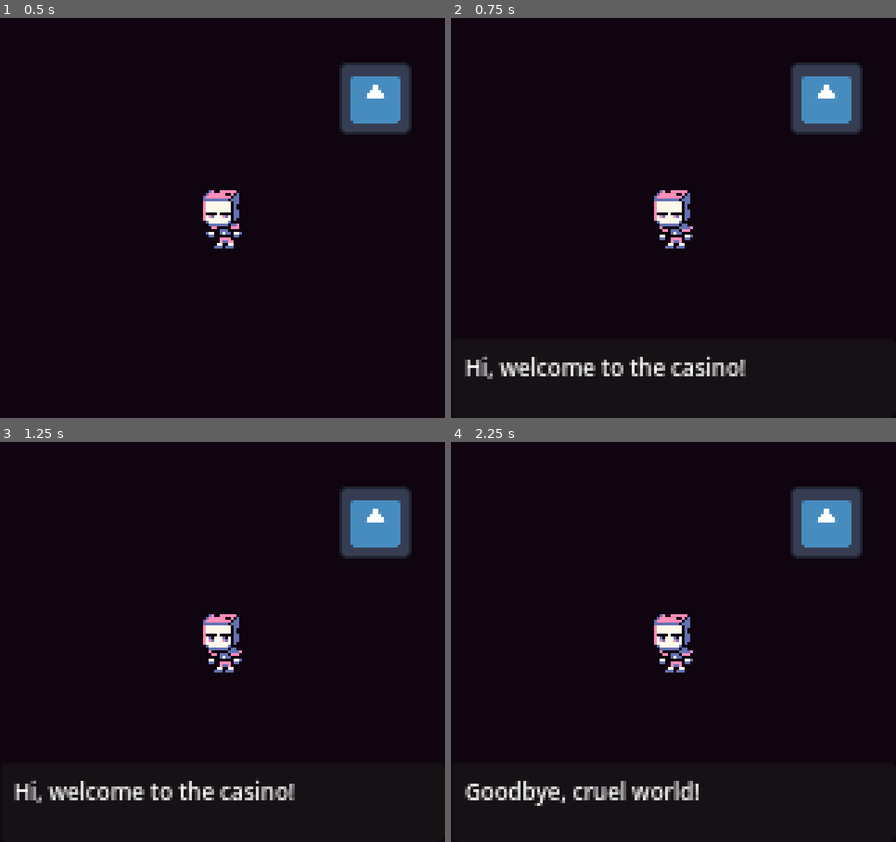
Above: before the commit, frames 1-4 (two rows, left to right).
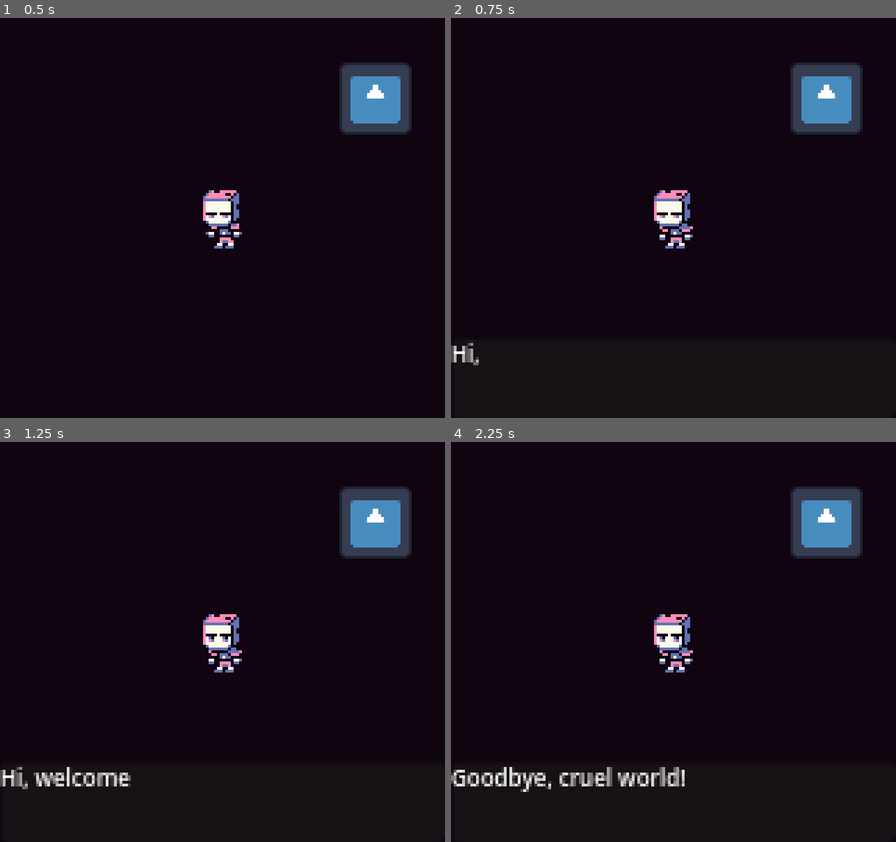
Above: after the commit, the same moments.

Repository: 0xspiderr/gbjam13_gamejam
Game: Godot game, scene res://scenes/game/game.tscn
Same seed, same stepped clock (60 frames per second), same inputs: the game is played once before the commit and once after it. This scene is started directly instead of the project's main scene. The engine's default icon, where the game draws it, is replaced by a stand-in: a white triangle on a blue panel in a dark square.
Inputs:
- Up to frame 1 (0.5 s): no input
- Up to frame 2 (0.75 s): hold D (right) from 0.53 s (still down); hold Space (interact) from 0.53 s (still down)
- Up to frame 3 (1.25 s): keep holding D (right); keep holding Space (interact)
- Up to frame 4 (2.25 s): release D (right) at 1.28 s; release Space (interact) at 1.28 s; hold S (down) 1.28-2.03 s; tap Space (interact) at 1.35 s; hold D (right) from 2.03 s (still down); hold Space (interact) from 2.03 s (still down)

Frame 1 is identical in both runs. In frame 2, 1.6% of the frame differs, in the area x 0-67%, y 81-91%; in frame 3, 2.2%; in frame 4, 2.6%, in the area x 0-56%, y 81-91%.

Commit message:
refactored ui, made a dialogue box component that can be reused in combat and when talking to npcs

Diff:
--- a/project.godot
+++ b/project.godot
@@ -20,6 +20,7 @@
 SoundManager="*res://singletons/sound/sound_manager.tscn"
 EventBus="*res://singletons/event_bus.gd"
 PlayerData="*res://singletons/player_data.gd"
+UIManager="*res://singletons/ui_manager.gd"
 
 [display]
 
--- a/scenes/combat/combat.gd
+++ b/scenes/combat/combat.gd
@@ -11,20 +11,18 @@
 @onready var draw_card_btn: Button = %DrawCardBtn
 @onready var roll_dice_btn: Button = %RollDiceBtn
 @onready var button_container: PanelContainer = %ButtonContainer
-@onready var combat_indicator_label: Label = %CombatIndicatorLabel
 @onready var card: ColorRect = %Card
 @onready var card_value_label: Label = %CardValueLabel
-@onready var text_animation_player: AnimationPlayer = $MarginContainer/VBoxContainer/HBoxContainer4/HBoxContainer3/TextAnimationPlayer
+@onready var dialogue_box: DialogueBox = %DialogueBox
 #endregion
 
 @onready var draw_card_sound: AudioStreamPlayer = $DrawCardSound
 
-@export var tween_scale_up: Vector2 = Vector2(1.0, 1.0)
-@export var tween_scale_down: Vector2 = Vector2(0.9, 0.9)
 @export var _can_interact: bool = true
 
 var buttons: Array[Button] = []
 var current_button: int = 0
+
 
 func _ready() -> void:
 	SoundManager.change_music_stream(SoundManager.COMBAT)
@@ -43,6 +41,7 @@
 	if event.is_action_pressed("interact"):
 		_can_interact = false
 		_button_action()
+		UIManager._tween_btn_scale(buttons[current_button])
 
 
 
@@ -63,14 +62,6 @@
 #endregion
 
 
-#region TWEENS
-func _tween_btn_scale(button: Button) -> void:
-	var tween: Tween = create_tween()
-	tween.tween_property(button, "scale", tween_scale_down, 0.2)
-	tween.tween_property(button, "scale", tween_scale_up, 0.2)
-#endregion
-
-
 #region COMBAT LOGIC
 func _button_action() -> void:
 	match current_button:
@@ -82,8 +73,6 @@
 
 func _draw_card() -> void:
 	draw_card_sound.play()
-	combat_indicator_label.text = ""
-	card_value_label.text = ""
 
 	var player_card_value: int = randi_range(1, 13)
 	var enemy_card_value: int = randi_range(1, 13)
@@ -91,24 +80,20 @@
 	if player_card_value > enemy_card_value:
 		_button_toggle()
 
-	_draw_text("You drew %s\nenemy drew %s" % [player_card_value, enemy_card_value], combat_indicator_label)
+	var text := "You drew %s\nenemy drew %s" % [player_card_value, enemy_card_value]
+	dialogue_box.draw_text(text)
+	await dialogue_box.text_animation_player.animation_finished
+	_can_interact = true
 
 
 func _roll_dice() -> void:
-	combat_indicator_label.text = ""
 	var first_player_dice_value: int = randi_range(1, 6)
 	var second_player_dice_value: int = randi_range(1, 6)
 
 	_button_toggle()
-	_draw_text("You rolled %s & %s" % [first_player_dice_value, second_player_dice_value], combat_indicator_label)
+	var text = "You rolled %s & %s" % [first_player_dice_value, second_player_dice_value]
+	dialogue_box.draw_text(text)
+	await dialogue_box.text_animation_player.animation_finished
+	_can_interact = true
 
 #endregion
-
-
-func _draw_text(text: String, label: Label) -> void:
-	# draw text letter by letter
-	SoundManager.play_sfx(SoundManager.DIALOGUE_1, true)
-	label.text = text
-	text_animation_player.play(&"character")
-	await text_animation_player.animation_finished
-	SoundManager.stop_sfx()
--- a/scenes/combat/combat.tscn
+++ b/scenes/combat/combat.tscn
@@ -1,70 +1,9 @@
-[gd_scene load_steps=7 format=3 uid="uid://cnseaei7cyk0j"]
+[gd_scene load_steps=5 format=3 uid="uid://cnseaei7cyk0j"]
 
 [ext_resource type="Script" uid="uid://ckmfpkw5erjvw" path="res://scenes/combat/combat.gd" id="1_5vqsm"]
 [ext_resource type="Texture2D" uid="uid://c6wddf3aubqja" path="res://assets/sprites/player/dice-sprite.png" id="2_6aonj"]
+[ext_resource type="PackedScene" uid="uid://b5ho1oy8lu7r5" path="res://ui/dialogue_box/dialogue_box.tscn" id="3_ltalu"]
 [ext_resource type="AudioStream" uid="uid://cr0xvseab1ygj" path="res://sounds/sfx/FlipCard.ogg" id="3_pqpfu"]
-
-[sub_resource type="Animation" id="Animation_pqpfu"]
-length = 0.001
-tracks/0/type = "value"
-tracks/0/imported = false
-tracks/0/enabled = true
-tracks/0/path = NodePath("%CombatIndicatorLabel:visible_ratio")
-tracks/0/interp = 1
-tracks/0/loop_wrap = true
-tracks/0/keys = {
-"times": PackedFloat32Array(0),
-"transitions": PackedFloat32Array(1),
-"update": 0,
-"values": [0.0]
-}
-tracks/1/type = "value"
-tracks/1/imported = false
-tracks/1/enabled = true
-tracks/1/path = NodePath("../../../..:_can_interact")
-tracks/1/interp = 1
-tracks/1/loop_wrap = true
-tracks/1/keys = {
-"times": PackedFloat32Array(0),
-"transitions": PackedFloat32Array(1),
-"update": 1,
-"values": [true]
-}
-
-[sub_resource type="Animation" id="Animation_6aonj"]
-resource_name = "character"
-length = 2.0
-step = 0.0
-tracks/0/type = "value"
-tracks/0/imported = false
-tracks/0/enabled = true
-tracks/0/path = NodePath("%CombatIndicatorLabel:visible_ratio")
-tracks/0/interp = 1
-tracks/0/loop_wrap = true
-tracks/0/keys = {
-"times": PackedFloat32Array(0, 2),
-"transitions": PackedFloat32Array(1, 1),
-"update": 0,
-"values": [0.0, 1.0]
-}
-tracks/1/type = "value"
-tracks/1/imported = false
-tracks/1/enabled = true
-tracks/1/path = NodePath("../../../..:_can_interact")
-tracks/1/interp = 1
-tracks/1/loop_wrap = true
-tracks/1/keys = {
-"times": PackedFloat32Array(2),
-"transitions": PackedFloat32Array(1),
-"update": 1,
-"values": [true]
-}
-
-[sub_resource type="AnimationLibrary" id="AnimationLibrary_ltalu"]
-_data = {
-&"RESET": SubResource("Animation_pqpfu"),
-&"character": SubResource("Animation_6aonj")
-}
 
 [node name="Combat" type="Control"]
 layout_mode = 3
@@ -183,21 +122,9 @@
 theme_override_font_sizes/font_size = 8
 text = "roll dice"
 
-[node name="HBoxContainer3" type="HBoxContainer" parent="MarginContainer/VBoxContainer/HBoxContainer4"]
+[node name="DialogueBox" parent="MarginContainer/VBoxContainer/HBoxContainer4" instance=ExtResource("3_ltalu")]
+unique_name_in_owner = true
 layout_mode = 2
-
-[node name="CombatIndicatorLabel" type="Label" parent="MarginContainer/VBoxContainer/HBoxContainer4/HBoxContainer3"]
-unique_name_in_owner = true
-custom_minimum_size = Vector2(70, 30)
-layout_mode = 2
-theme_override_font_sizes/font_size = 8
-visible_characters = 0
-visible_ratio = 0.0
-
-[node name="TextAnimationPlayer" type="AnimationPlayer" parent="MarginContainer/VBoxContainer/HBoxContainer4/HBoxContainer3"]
-libraries = {
-&"": SubResource("AnimationLibrary_ltalu")
-}
 
 [node name="DrawCardSound" type="AudioStreamPlayer" parent="."]
 stream = ExtResource("3_pqpfu")
--- /dev/null
+++ b/singletons/ui_manager.gd
@@ -0,0 +1,13 @@
+extends Node
+
+
+@export var tween_scale_up: Vector2 = Vector2(1.0, 1.0)
+@export var tween_scale_down: Vector2 = Vector2(0.9, 0.9)
+
+
+#region TWEENS
+func _tween_btn_scale(button: Button) -> void:
+	var tween: Tween = create_tween()
+	tween.tween_property(button, "scale", tween_scale_down, 0.2)
+	tween.tween_property(button, "scale", tween_scale_up, 0.2)
+#endregion
--- a/ui/dialogue/dialogue_ui.gd
+++ b/ui/dialogue/dialogue_ui.gd
@@ -2,7 +2,7 @@
 extends Control
 
 
-@onready var dialogue_text: Label = %DialogueText
+@onready var dialogue_box: DialogueBox = %DialogueBox
 var dialogue_list: Array[String] = []
 var diag_index: int = 0
 
@@ -26,5 +26,5 @@
 		PlayerData.is_talking = false
 		return
 
-	dialogue_text.text = dialogue_list[diag_index]
+	dialogue_box.draw_text(dialogue_list[diag_index])
 	diag_index += 1
--- a/ui/dialogue/dialogue_ui.tscn
+++ b/ui/dialogue/dialogue_ui.tscn
@@ -1,6 +1,7 @@
-[gd_scene load_steps=2 format=3 uid="uid://3h1q6twd686v"]
+[gd_scene load_steps=3 format=3 uid="uid://3h1q6twd686v"]
 
 [ext_resource type="Script" uid="uid://crrh862e5ry8s" path="res://ui/dialogue/dialogue_ui.gd" id="1_2081n"]
+[ext_resource type="PackedScene" uid="uid://b5ho1oy8lu7r5" path="res://ui/dialogue_box/dialogue_box.tscn" id="2_vl8is"]
 
 [node name="DialogueUI" type="Control"]
 layout_mode = 3
@@ -24,20 +25,7 @@
 grow_horizontal = 2
 grow_vertical = 0
 
-[node name="DialogueText" type="Label" parent="Panel"]
+[node name="DialogueBox" parent="Panel" instance=ExtResource("2_vl8is")]
 unique_name_in_owner = true
-layout_mode = 1
-anchors_preset = 7
-anchor_left = 0.5
-anchor_top = 1.0
-anchor_right = 0.5
-anchor_bottom = 1.0
-offset_left = -75.0
-offset_top = -24.0
-offset_right = 75.0
-offset_bottom = -1.0
-grow_horizontal = 2
-grow_vertical = 0
-theme_override_font_sizes/font_size = 8
-
-[node name="AudioStreamPlayer" type="AudioStreamPlayer" parent="."]
+layout_mode = 0
+anchors_preset = 0
--- /dev/null
+++ b/ui/dialogue_box/dialogue_box.gd
@@ -0,0 +1,17 @@
+class_name DialogueBox
+extends Control
+
+
+@onready var text_animation_player: AnimationPlayer = %TextAnimationPlayer
+@onready var dialogue_label: Label = %DialogueLabel
+
+
+func draw_text(text: String) -> void:
+	dialogue_label.text = ""
+
+	# draw text letter by letter
+	SoundManager.play_sfx(SoundManager.DIALOGUE_1, true)
+	dialogue_label.text = text
+	text_animation_player.play(&"character")
+	await text_animation_player.animation_finished
+	SoundManager.stop_sfx()
--- /dev/null
+++ b/ui/dialogue_box/dialogue_box.tscn
@@ -0,0 +1,65 @@
+[gd_scene load_steps=5 format=3 uid="uid://b5ho1oy8lu7r5"]
+
+[ext_resource type="Script" uid="uid://b06dv83ixeb7g" path="res://ui/dialogue_box/dialogue_box.gd" id="1_jrjoh"]
+
+[sub_resource type="Animation" id="Animation_pqpfu"]
+length = 0.001
+step = 0.1
+tracks/0/type = "value"
+tracks/0/imported = false
+tracks/0/enabled = true
+tracks/0/path = NodePath("DialogueLabel:visible_ratio")
+tracks/0/interp = 1
+tracks/0/loop_wrap = true
+tracks/0/keys = {
+"times": PackedFloat32Array(0),
+"transitions": PackedFloat32Array(1),
+"update": 0,
+"values": [0.0]
+}
+
+[sub_resource type="Animation" id="Animation_6aonj"]
+resource_name = "character"
+length = 1.5
+step = 0.1
+tracks/0/type = "value"
+tracks/0/imported = false
+tracks/0/enabled = true
+tracks/0/path = NodePath("DialogueLabel:visible_ratio")
+tracks/0/interp = 1
+tracks/0/loop_wrap = true
+tracks/0/keys = {
+"times": PackedFloat32Array(0, 1.5),
+"transitions": PackedFloat32Array(1, 1),
+"update": 0,
+"values": [0.0, 1.0]
+}
+
+[sub_resource type="AnimationLibrary" id="AnimationLibrary_ltalu"]
+_data = {
+&"RESET": SubResource("Animation_pqpfu"),
+&"character": SubResource("Animation_6aonj")
+}
+
+[node name="DialogueBox" type="HBoxContainer"]
+anchors_preset = 15
+anchor_right = 1.0
+anchor_bottom = 1.0
+grow_horizontal = 2
+grow_vertical = 2
+script = ExtResource("1_jrjoh")
+
+[node name="DialogueLabel" type="Label" parent="."]
+unique_name_in_owner = true
+custom_minimum_size = Vector2(70, 30)
+layout_mode = 2
+theme_override_font_sizes/font_size = 8
+text = "asdasd"
+visible_characters = 0
+visible_ratio = 0.0
+
+[node name="TextAnimationPlayer" type="AnimationPlayer" parent="."]
+unique_name_in_owner = true
+libraries = {
+&"": SubResource("AnimationLibrary_ltalu")
+}
Not shown, added: singletons/ui_manager.gd.uid
Not shown, added: ui/dialogue_box/dialogue_box.gd.uid
